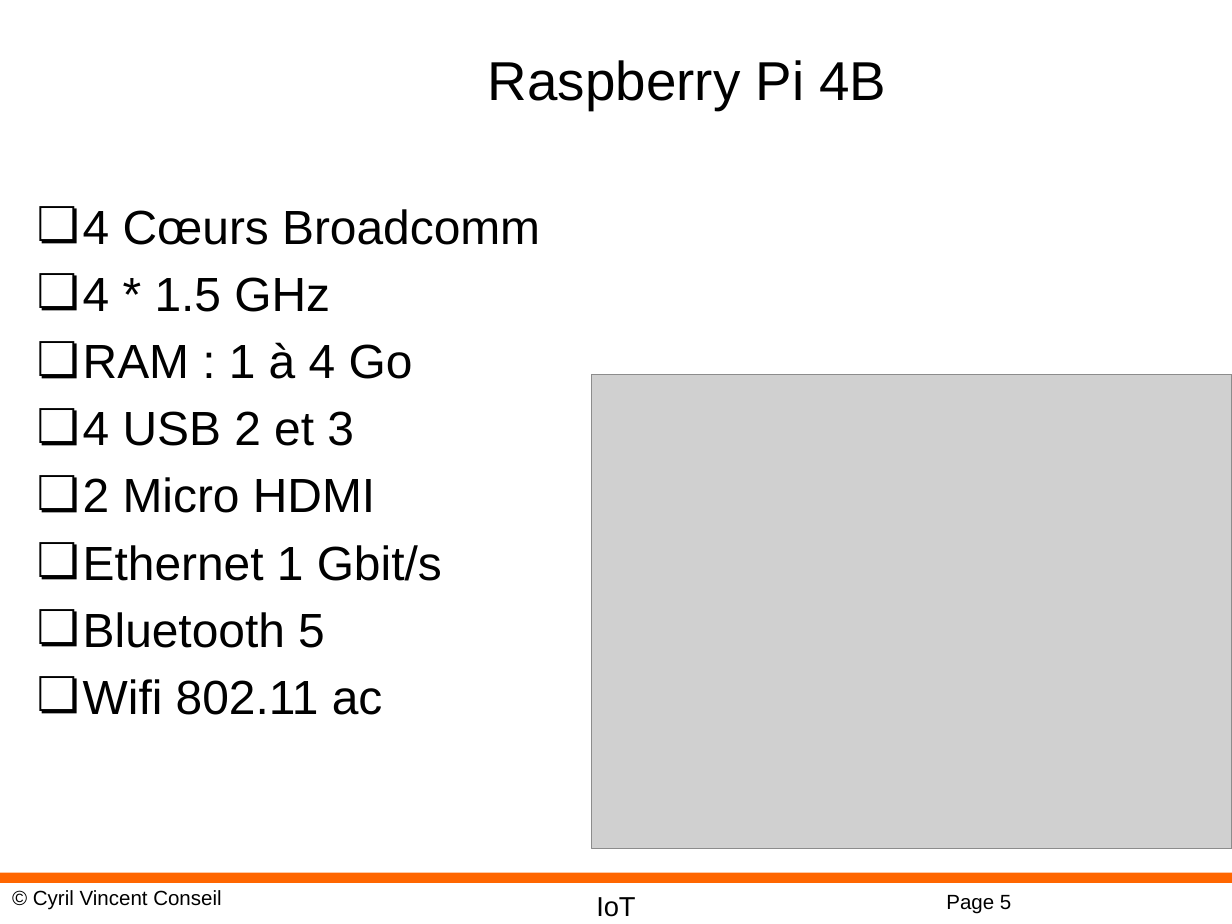
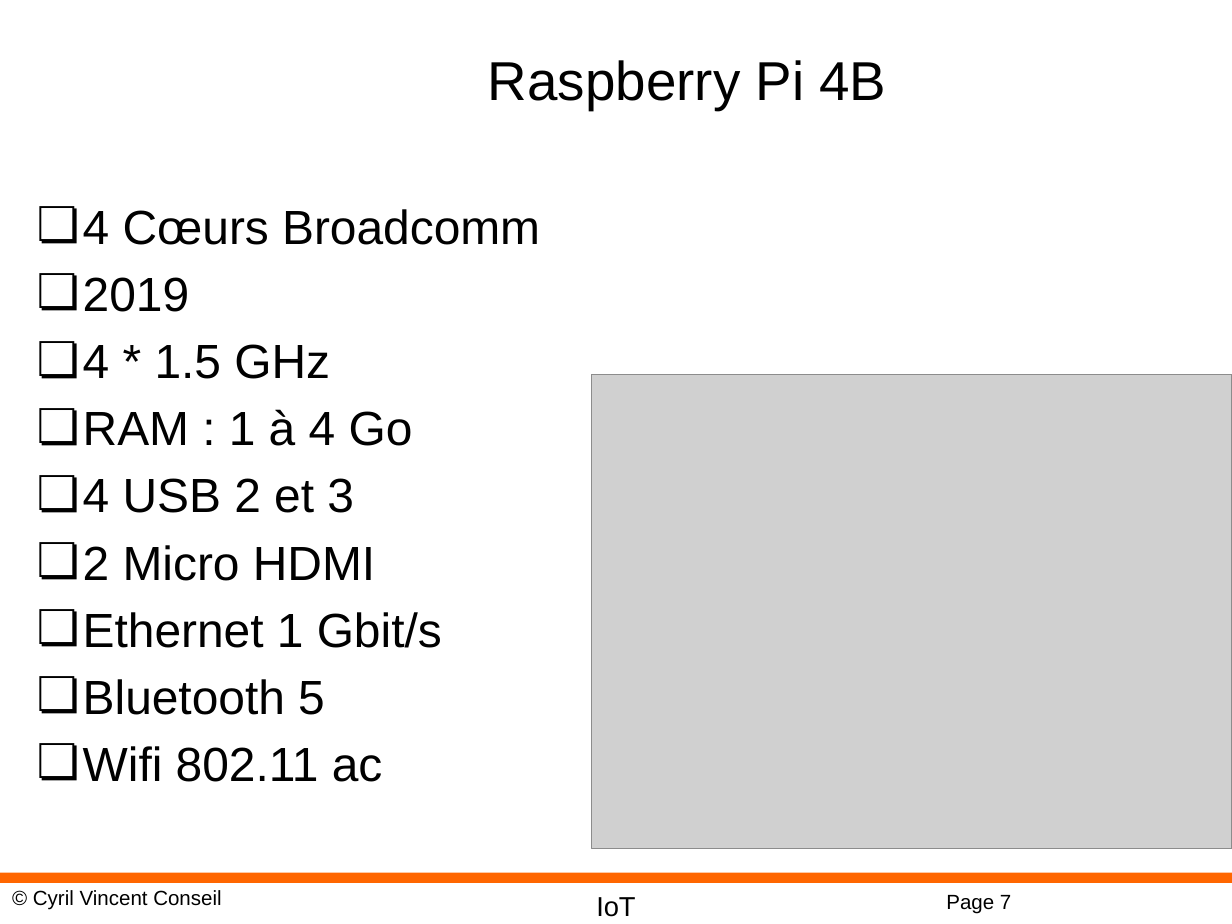
Before and after one commit to cyrilvincent/IoT, a slide deck: slide 7 of ppt/IoT01-Intro.pptx (slide 5 before the commit). Drawn at 1232x924 pixels with LibreOffice and Linux fonts; fonts in the diff are those of the drawing; grey boxes stand for pictures; background and template pictures are left out. Boxes give left, top, right and bottom in pixels: in the first picture for what was removed or moved away, otherwise in the second. Text is boxed around its words. In the diff, an @@ line names an element or a change of style, - is before the commit and + after.

```diff
--- a/ppt/IoT01-Intro.pptx
+++ b/ppt/IoT01-Intro.pptx
@@ text at (x1=83, y1=277, x2=189, y2=312): paragraph added @@
+❏ 2019
@@ page number at (x1=946, y1=895, x2=1011, y2=914): text changed @@
-Page 5
+Page 7
```
Also in this commit, not shown: 8 other slides changed, 4 slides added, 1 slide removed, 10 other files.
